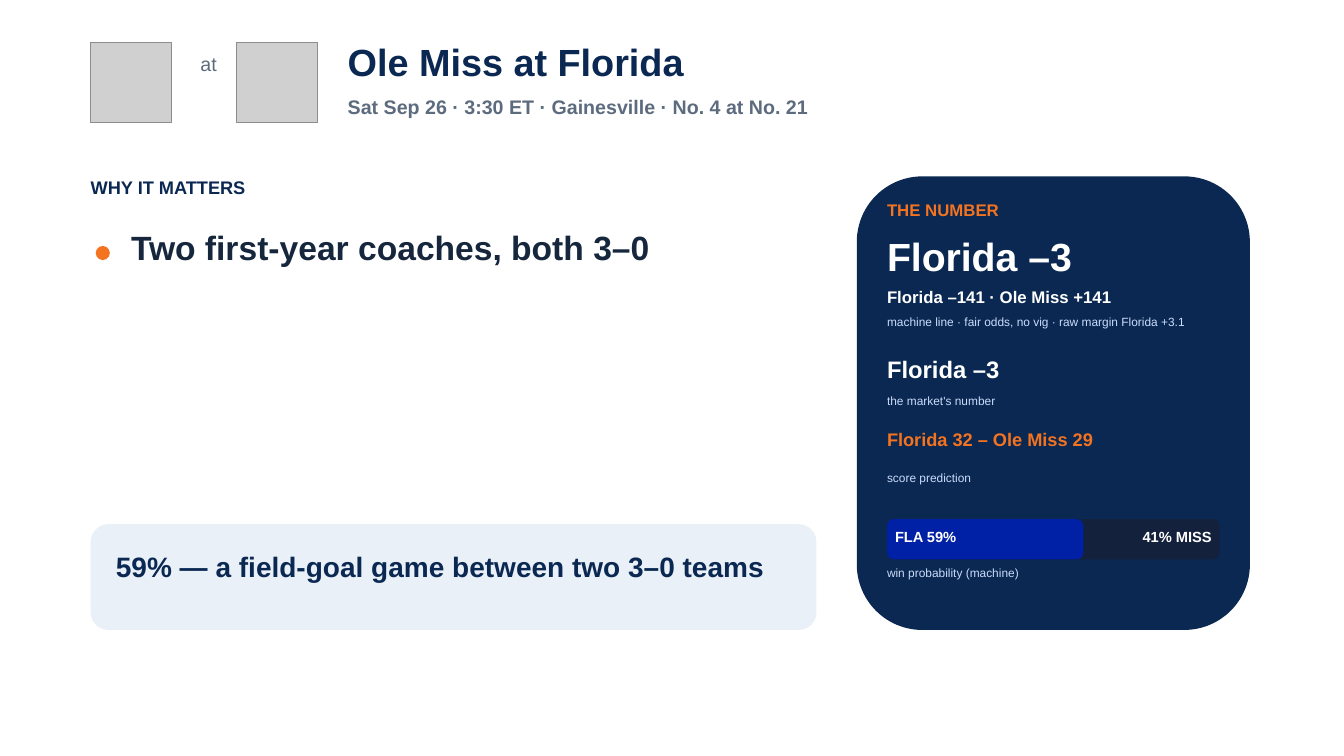
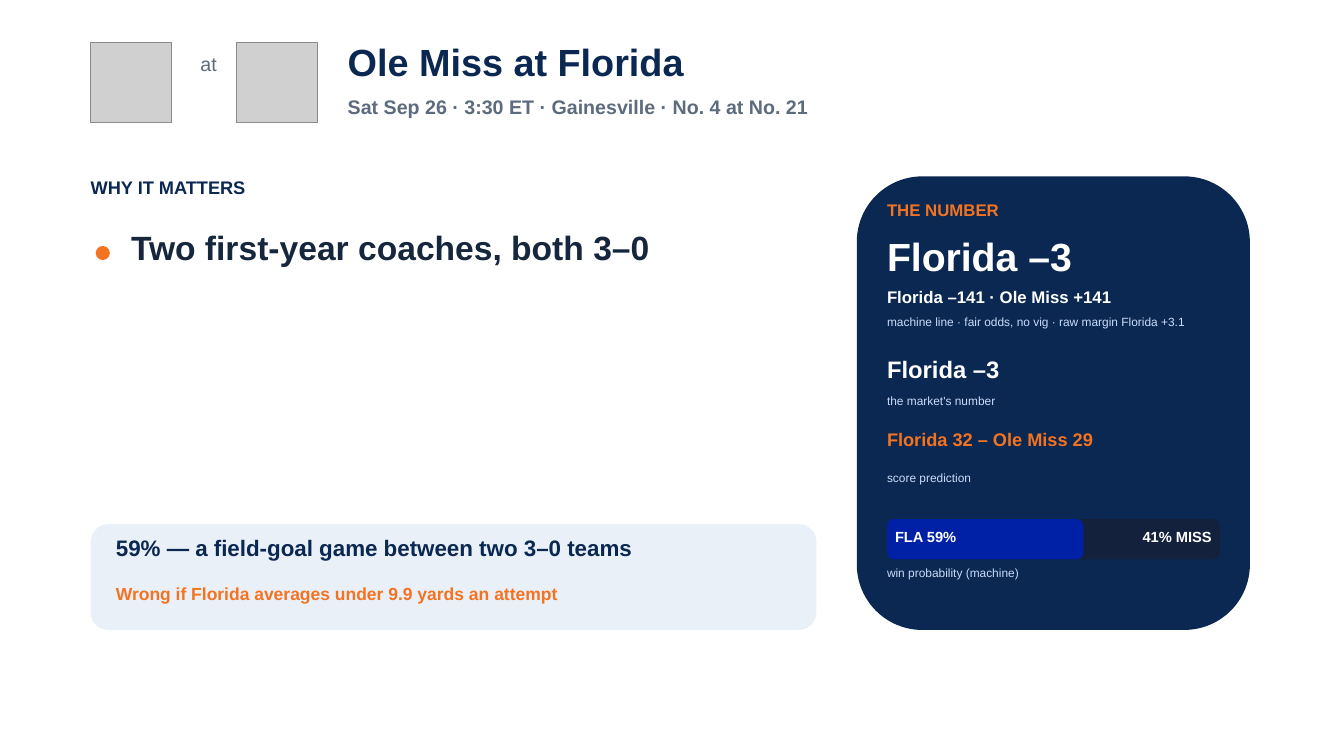
Before and after one commit to lucasalvarezflorida-lab/ncaa-fbs-analytics, a slide deck: slide 9 of decks/2026_Week4_Episode5.pptx. Drawn at 1344x756 pixels with LibreOffice and Linux fonts; fonts in the diff are those of the drawing; grey boxes stand for pictures. Boxes give left, top, right and bottom in pixels: in the first picture for what was removed or moved away, otherwise in the second. Text is boxed around its words. In the diff, an @@ line names an element or a change of style, - is before the commit and + after.

```diff
--- a/decks/2026_Week4_Episode5.pptx
+++ b/decks/2026_Week4_Episode5.pptx
@@ text "59% — a field-goal game ...": place and size @@
-text "59% — a field-goal game ..." at <box>116,556,764,582</box>
+text "59% — a field-goal game ..." at <box>116,539,632,561</box>
@@ text "59% — a field-goal game ..." at <box>116,539,632,561</box>: size 20 to 16 pt @@
@@ text added at <box>116,587,557,604</box>, 12.5 pt, text #F47321, bold @@
+Wrong if Florida averages under 9.9 yards an attempt
```
Also in this commit, not shown: 4 other slides changed, 10 other files.
